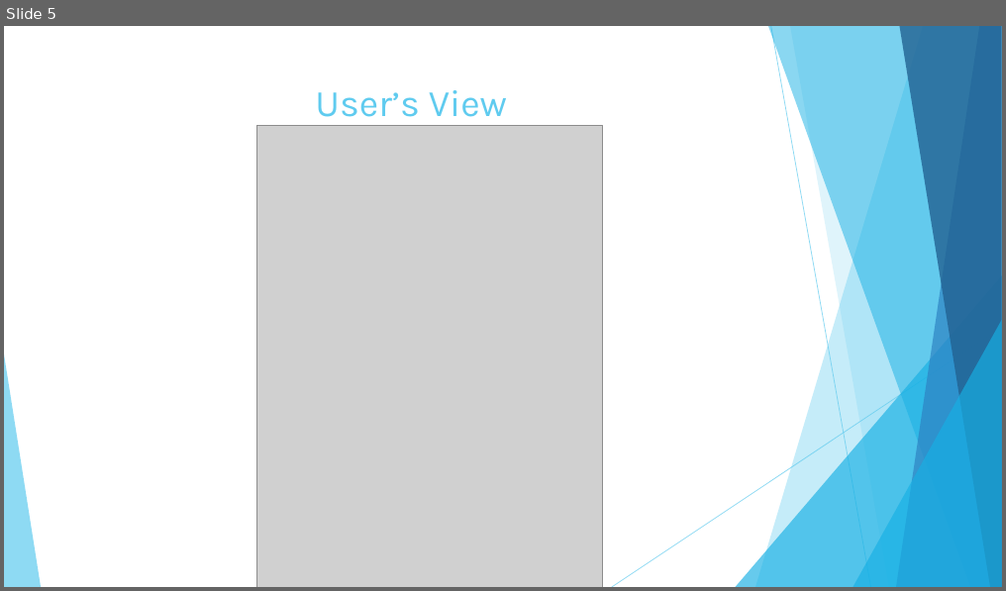
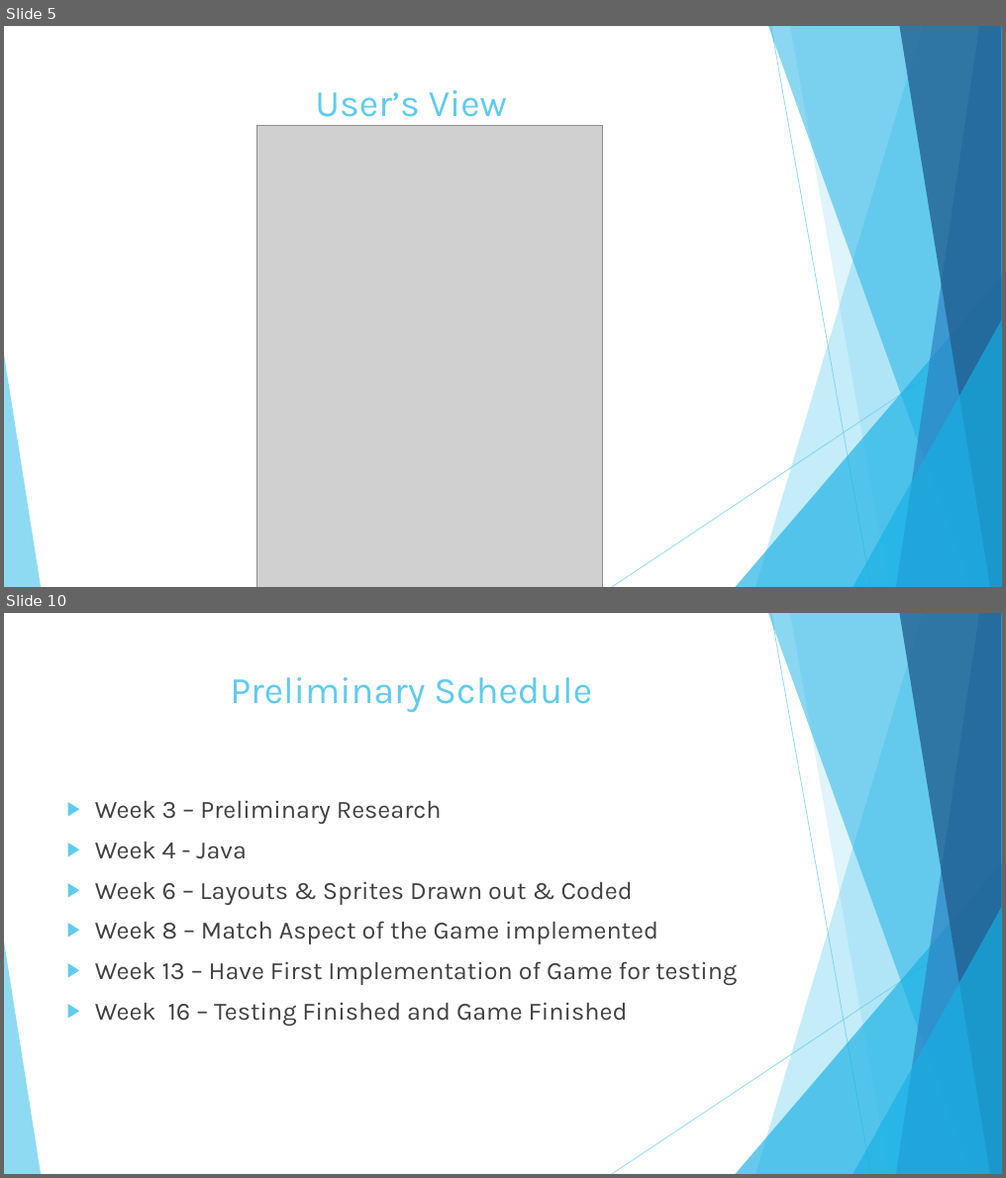
Before and after one commit to TonyMenji/FlickStick, a slide deck: Project-Proposal/Section 3.0/Flick Stick Presentation.pptx. Shown one above the other, each under a label of ours: slide 5 before the commit, slides 5 and 10 after it; the slides between them are not shown. The pictures are 1006x591 and 1006x1178 pixels, drawn with LibreOffice and Linux fonts; fonts in the diff are those of the drawing; grey boxes stand for pictures. Boxes give left, top, right and bottom in pixels: in the first picture for what was removed or moved away, otherwise in the second. Text is boxed around its words. In the diff, an @@ line names an element or a change of style, - is before the commit and + after.

```diff
--- a/Project-Proposal/Section 3.0/Flick Stick Presentation.pptx
+++ b/Project-Proposal/Section 3.0/Flick Stick Presentation.pptx
@@ slide 10 added at (4, 613, 1002, 1174), background #FFFFFF; not listed: 10 template elements that a slide beside it also shows @@
@@ title added at (230, 677, 592, 712), 36 pt, text #5FCBEF @@
+Preliminary Schedule
@@ text added at (95, 800, 737, 1026), 24 pt, text #404040 @@
+▶ Week 3 – Preliminary Research
+▶ Week 4 - Java
+▶ Week 6 – Layouts & Sprites Drawn out & Coded
+▶ Week 8 – Match Aspect of the Game implemented
+▶ Week 13 – Have First Implementation of Game for testing
+▶ Week 16 – Testing Finished and Game Finished
```
Also in this commit, not shown: 7 other slides added, 5 slides removed.
